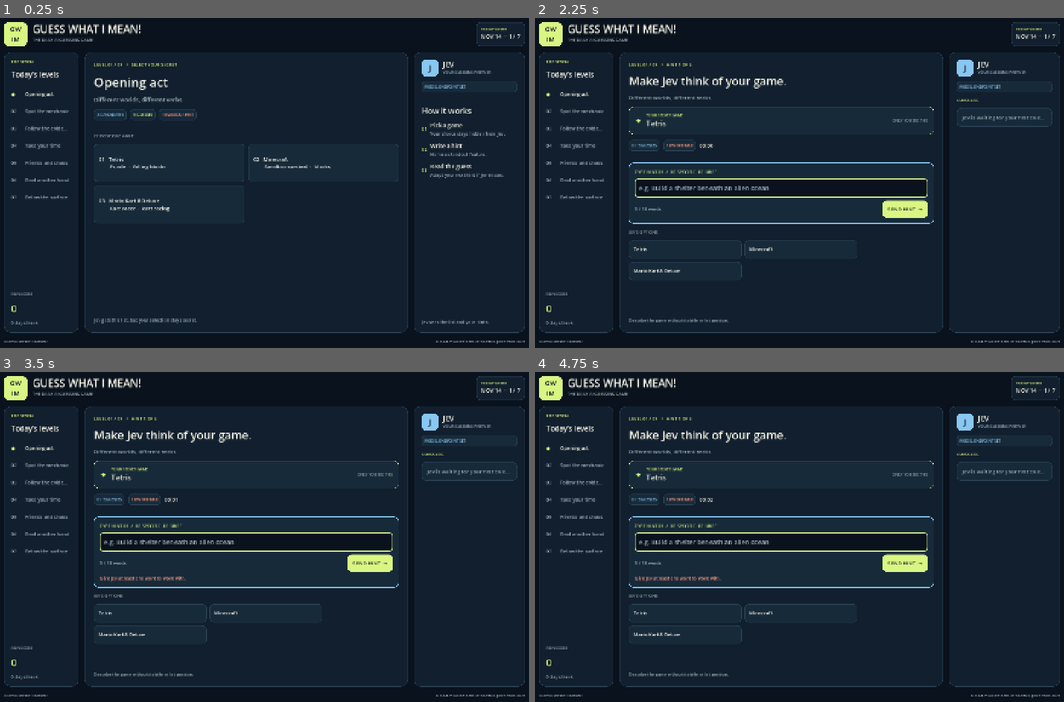
Above: before the commit, frames 1-4 (two rows, left to right).
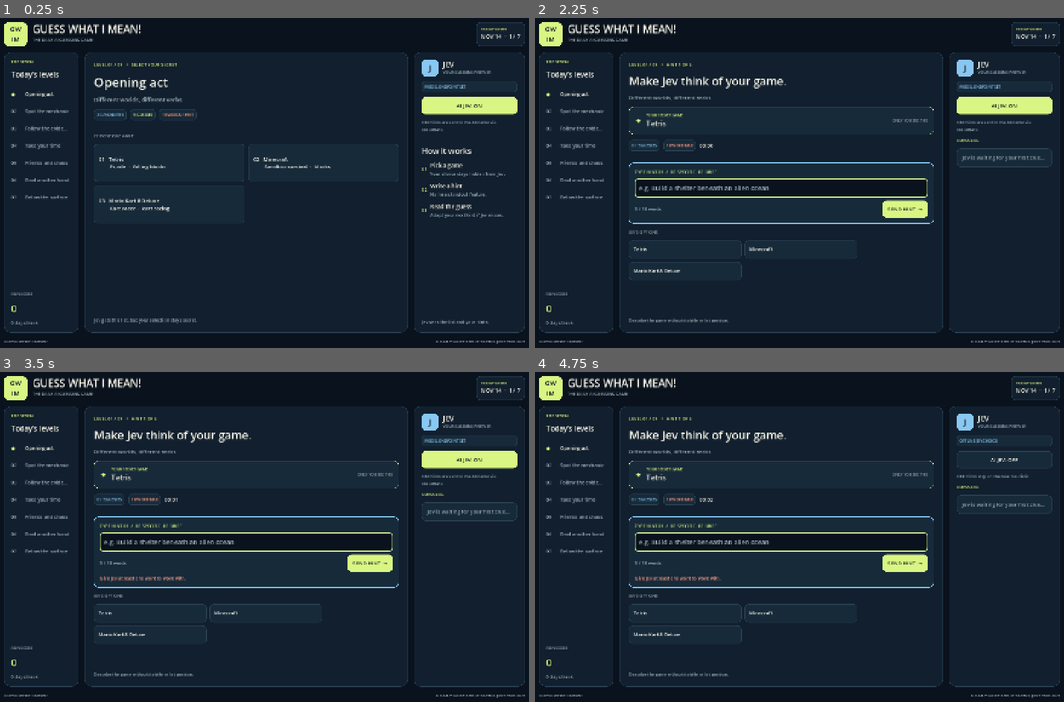
Above: after the commit, the same moments.

Repository: pearmeow/the-dle
Game: Godot game, scene res://main.tscn
The game is run twice, just before and just after one commit, with the same random seed, the same clock (stepped at 60 frames per second) and the same inputs.
Inputs (mouse positions are in pixels of both pictures, inside the frame that each line leads up to):
- Up to frame 1 (0.25 s): no input
- Up to frame 2 (2.25 s): click (1005, 107) at 0.5 s, where only the run after the commit has a clickable "AI JEV: ON"; click (1005, 107) at 1.25 s, where only the run after the commit has a clickable "AI JEV: OFF"; click "01 Tetris Puzzle · falling bl…" at 2 s
- Up to frame 3 (3.5 s): click "SEND HINT →" at 2.75 s
- Up to frame 4 (4.75 s): click "SEND HINT →" at 3.5 s; click (1005, 461) at 4.25 s, where only the run after the commit has a clickable "AI JEV: ON"

The runs differ from the first frame. In frame 1, 2.0% of the frame differs, in the area x 79-98%, y 23-61%; in frame 2, 1.6%; in frame 3, 1.6%; in frame 4, 0.7%.

Commit message:
feat(jev): user-facing toggle to switch between AI model and offline heuristic
- scripts/main.gd: new use_remote_jev state (default on when a URL is configured). The right-hand Jev panel now shows a toggle button right under the status chip; clicking it flips between the Cloudflare-proxied TypeSafe model and the local JevLogic heuristic. _submit_hint respects the toggle, so switching to OFF makes subsequent hints go straight to local without any network call.

- Chip wording: adds OFFLINE (BY CHOICE) to distinguish 'user turned it off' from 'network failed' (OFFLINE FALLBACK) and 'no endpoint set' (OFFLINE MODE). Priority ensures the chosen-off state wins over stale success/failure flags, so toggling during an in-flight request stays coherent.

- Toggle is hidden entirely when jev_url is empty, since there's nothing to switch to.

Co-authored-by: Cursor <cursoragent@cursor.com>

Diff:
--- a/scripts/main.gd
+++ b/scripts/main.gd
@@ -55,6 +55,7 @@
 var jev_url := ""
 var used_remote := false
 var remote_failed := false
+var use_remote_jev := true
 var compact_layout := false
 var tiny_layout := false
 var data_source := "CURATED"
@@ -447,7 +448,7 @@
 	var previous := []
 	for guess in guesses:
 		previous.append(guess.get("id", ""))
-	if jev_url.is_empty():
+	if jev_url.is_empty() or not use_remote_jev:
 		get_tree().create_timer(0.48).timeout.connect(_resolve_local_guess)
 		return
 	var payload := {"candidates": _candidates(), "hints": hints, "previous_guesses": previous, "level": level_index + 1}
@@ -461,6 +462,18 @@
 	message = value
 	_render()
 	call_deferred("_focus_current_hint")
+
+
+func _toggle_remote_jev() -> void:
+	if jev_url.is_empty():
+		return
+	use_remote_jev = not use_remote_jev
+	# Clear stale status flags so the chip reflects the new choice
+	# cleanly instead of lingering on an old "fallback" state.
+	remote_failed = false
+	if not use_remote_jev:
+		used_remote = false
+	_render()
 
 
 func _on_http_completed(result: int, response_code: int, _headers: PackedStringArray, body: PackedByteArray) -> void:
@@ -879,8 +892,27 @@
 	var title := _vbox(intro, 0)
 	title.add_child(_label("JEV", 19, TEXT, true))
 	title.add_child(_label("YOUR GUESSING PARTNER", 10, MUTED))
-	var mode_text := "OFFLINE FALLBACK" if remote_failed else ("MODEL CONNECTED" if used_remote else ("MODEL ENDPOINT SET" if not jev_url.is_empty() else "OFFLINE MODE"))
+	var mode_text: String
+	if jev_url.is_empty():
+		mode_text = "OFFLINE MODE"
+	elif not use_remote_jev:
+		mode_text = "OFFLINE (BY CHOICE)"
+	elif remote_failed:
+		mode_text = "OFFLINE FALLBACK"
+	elif used_remote:
+		mode_text = "MODEL CONNECTED"
+	else:
+		mode_text = "MODEL ENDPOINT SET"
 	box.add_child(_chip(mode_text, BLUE))
+	# Only expose the toggle when an endpoint is actually configured;
+	# otherwise there's nothing to switch to.
+	if not jev_url.is_empty():
+		var toggle_btn := _button("AI JEV: ON" if use_remote_jev else "AI JEV: OFF", use_remote_jev)
+		toggle_btn.pressed.connect(_toggle_remote_jev)
+		toggle_btn.tooltip_text = "Toggle whether hints go to the TypeSafe model or stay on the local heuristic."
+		box.add_child(toggle_btn)
+		var caption := "ON: hints are sent to the AI model via Cloudflare." if use_remote_jev else "OFF: hints stay on the local heuristic."
+		box.add_child(_paragraph(caption, 11, MUTED))
 	if stage == "select":
 		_gap(box, 8)
 		box.add_child(_label("How it works", 21, TEXT, true))
